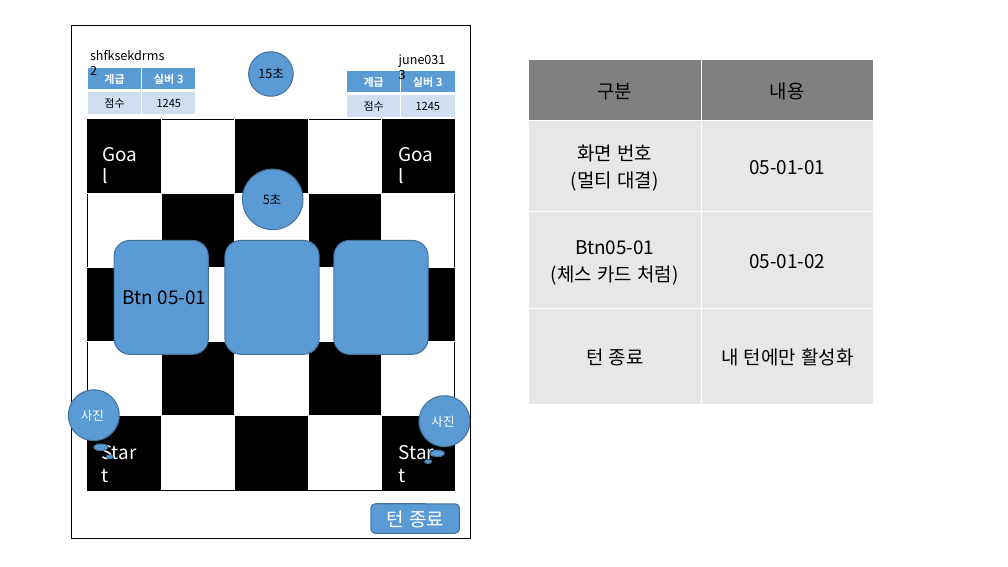
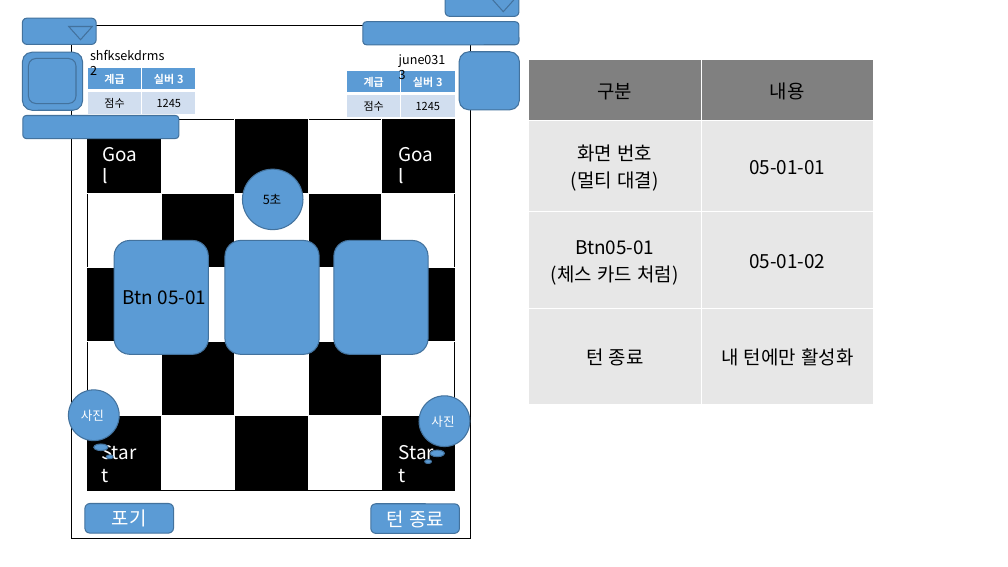
Before and after one commit to Maze-of-memories/origin, a slide deck: slide 9 of 화면정의서.pptx. Drawn at 1008x567 pixels with LibreOffice and Linux fonts; fonts in the diff are those of the drawing. Boxes give left, top, right and bottom in pixels: in the first picture for what was removed or moved away, otherwise in the second. Text is boxed around its words. In the diff, an @@ line names an element or a change of style, - is before the commit and + after.

Commit message:
ppt

```diff
--- a/화면정의서.pptx
+++ b/화면정의서.pptx
@@ rounded rectangle added at (23,18,97,45), fill #5B9BD5, outline #43739E 1 pt @@
@@ triangle added at (69,26,92,39), fill #5B9BD5, outline #43739E 1 pt @@
@@ rounded rectangle added at (363,22,520,45), fill #5B9BD5, outline #43739E 1 pt @@
@@ rounded rectangle added at (445,0,520,17), fill #5B9BD5, outline #43739E 1 pt @@
@@ triangle added at (492,0,515,11), fill #5B9BD5, outline #43739E 1 pt @@
@@ rounded rectangle added at (23,52,83,110), fill #5B9BD5, outline #43739E 1 pt @@
@@ rounded rectangle added at (29,58,76,104), fill #5B9BD5, outline #43739E 1 pt @@
@@ ellipse removed at (249,52,293,97) @@
@@ rounded rectangle added at (459,52,520,110), fill #5B9BD5, outline #43739E 1 pt @@
@@ text removed at (258,68,284,78) @@
-15초
@@ rounded rectangle added at (23,116,179,139), fill #5B9BD5, outline #43739E 1 pt @@
@@ rounded rectangle added at (85,504,173,533), fill #5B9BD5, outline #43739E 1 pt, 18 pt, text #FFFFFF @@
+포기
```
Also in this commit, not shown: 1 other slide changed, 1 slide added.
